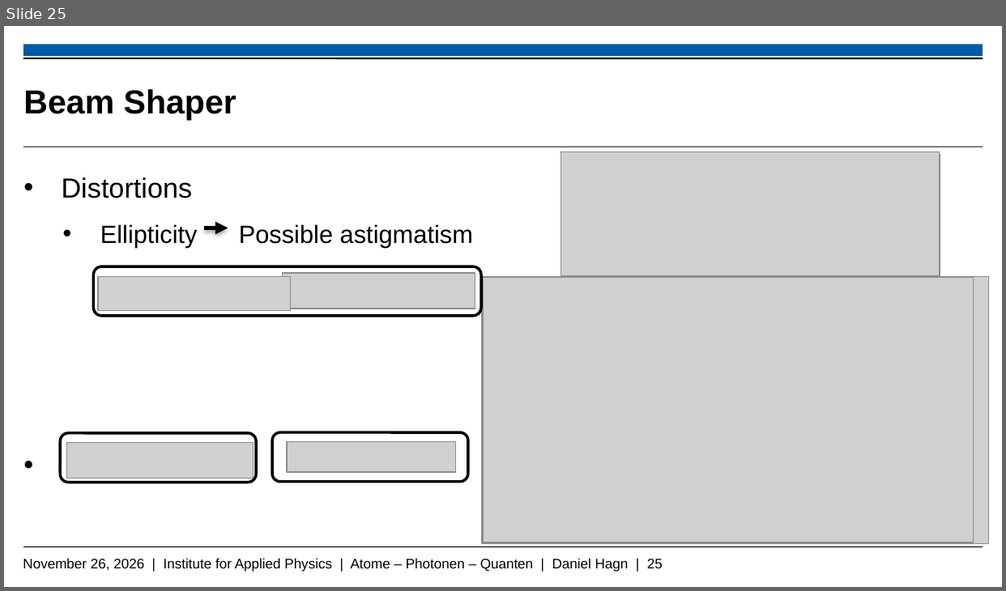
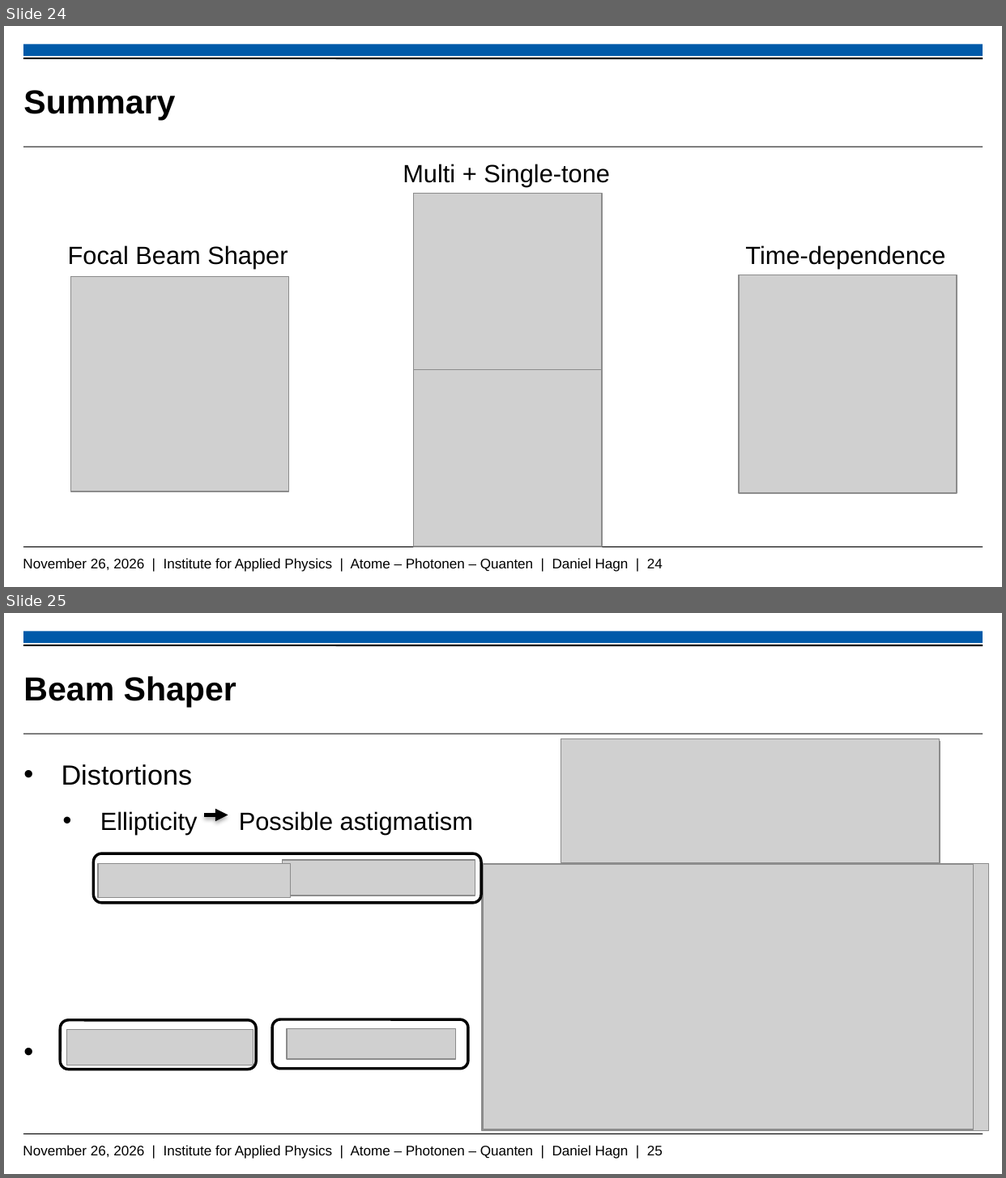
Before and after one commit to Daniel-Hagn-physik/Masterthesis_Backup, a slide deck: Hagn_Daniel_Mastervortrag.pptx. Shown one above the other, each under a label of ours: slide 25 before the commit, slides 24 and 25 after it. The pictures are 1006x591 and 1006x1178 pixels, drawn with LibreOffice and Linux fonts; fonts in the diff are those of the drawing; grey boxes stand for pictures; background and template pictures are left out. Boxes give left, top, right and bottom in pixels: in the first picture for what was removed or moved away, otherwise in the second. Text is boxed around its words. In the diff, an @@ line names an element or a change of style, - is before the commit and + after.

```diff
--- a/Hagn_Daniel_Mastervortrag.pptx
+++ b/Hagn_Daniel_Mastervortrag.pptx
@@ slide 24 added at bbox=[4, 26, 1002, 587], background #FFFFFF; not listed: 5 template elements that a slide beside it also shows @@
@@ title added at bbox=[23, 90, 175, 120], 24 pt, text #000000, bold @@
+Summary
@@ text added at bbox=[403, 164, 610, 187], 18 pt, text #000000 @@
+Multi + Single-tone
@@ picture added at bbox=[413, 194, 602, 370] @@
@@ text added at bbox=[68, 246, 288, 269], 18 pt, text #000000 @@
+Focal Beam Shaper
@@ text added at bbox=[745, 246, 945, 269], 18 pt, text #000000 @@
+Time-dependence
@@ picture added at bbox=[71, 276, 288, 492] @@
@@ picture added at bbox=[739, 275, 956, 494] @@
@@ picture added at bbox=[413, 370, 602, 547] @@
```
Also in this commit, not shown: 12 slides changed, 5 other slides added, 7 slides removed.
